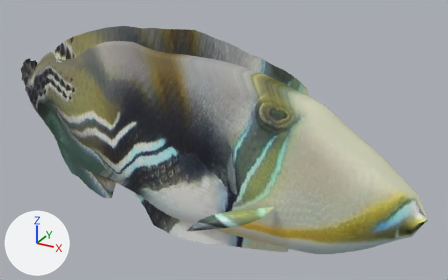
The glTF model public/aqua/models/fish/picasso_triggerfish.glb: old version first, new version second.
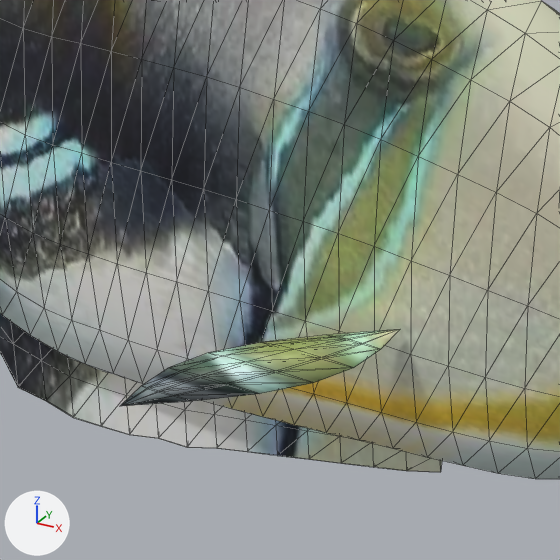
Old and new are each drawn whole from a camera (50 mm lens) standing at (6912.037, -2.1, -2.776) and looking at (6910.845, 0.067, -3.86) and again close up on the part from 33% to 73% of the width and 37% to 100% of the height. Lighting does not change. The marker at lower left points along +X, +Y and +Z. The older version's two pictures come first. The close-ups show mesh edges as thin lines. Vertices at exactly the same position are counted once.

Before the edit, the objects in view are built like this:
```python
me_picasso_triggerfish = bpy.data.meshes.new('picasso_triggerfish')
me_picasso_triggerfish.from_pydata(...)  # 1064 vertices, 1960 faces; spans x 6909.74..6911.74, y -0.33..0.33, z -4.38..-3.37
me_picasso_triggerfish.materials.append(mat_painted_pbr_atlas)  # picture img_picasso_triggerfish_basecolor
ob_picasso_triggerfish = bpy.data.objects.new('picasso_triggerfish', me_picasso_triggerfish)
ob_picasso_triggerfish.location = (0.0, 0.0, 0.0)
```
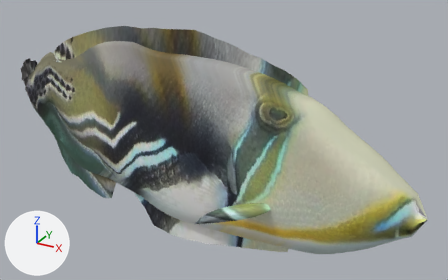
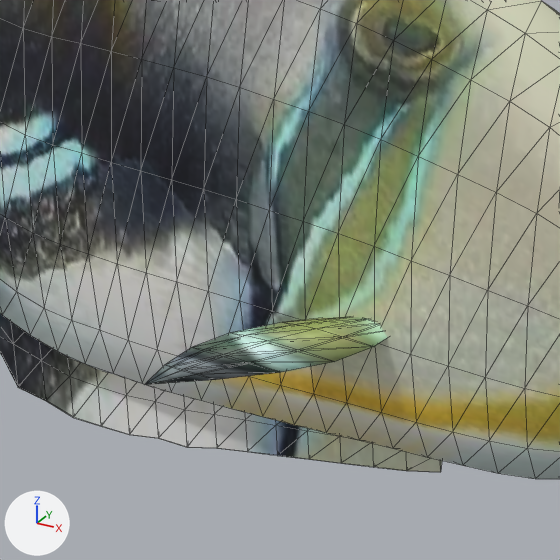
Boxes [x1, y1, x2, y2] around the edits, measured in the close-ups (560 x 560 px; the box of a moved part takes in the faces that stretch with it):
part 1 of me_picasso_triggerfish, moved or reshaped
    before: [121, 329, 400, 406]
    after: [145, 317, 388, 385]

The edits, one by one:
me_picasso_triggerfish is used by ob_picasso_triggerfish; location (0.0, 0.0, 0.0).
me_picasso_triggerfish had 1064 vertices, 1960 faces and spanned x 6909.74..6911.74, y -0.33..0.33, z -4.38..-3.37.
me_picasso_triggerfish now has 1064 vertices, 1960 faces and spans x 6909.74..6911.74, y -0.27..0.27, z -4.38..-3.37.
me_picasso_triggerfish part 1: the loose piece of 42 vertices spanning x 6910.89..6911.18, y -0.33..-0.13, z -4.09..-4.0 is moved by (0.0, 0.06, 0.0).
Other edits to the shape of me_picasso_triggerfish do not show in these pictures.
